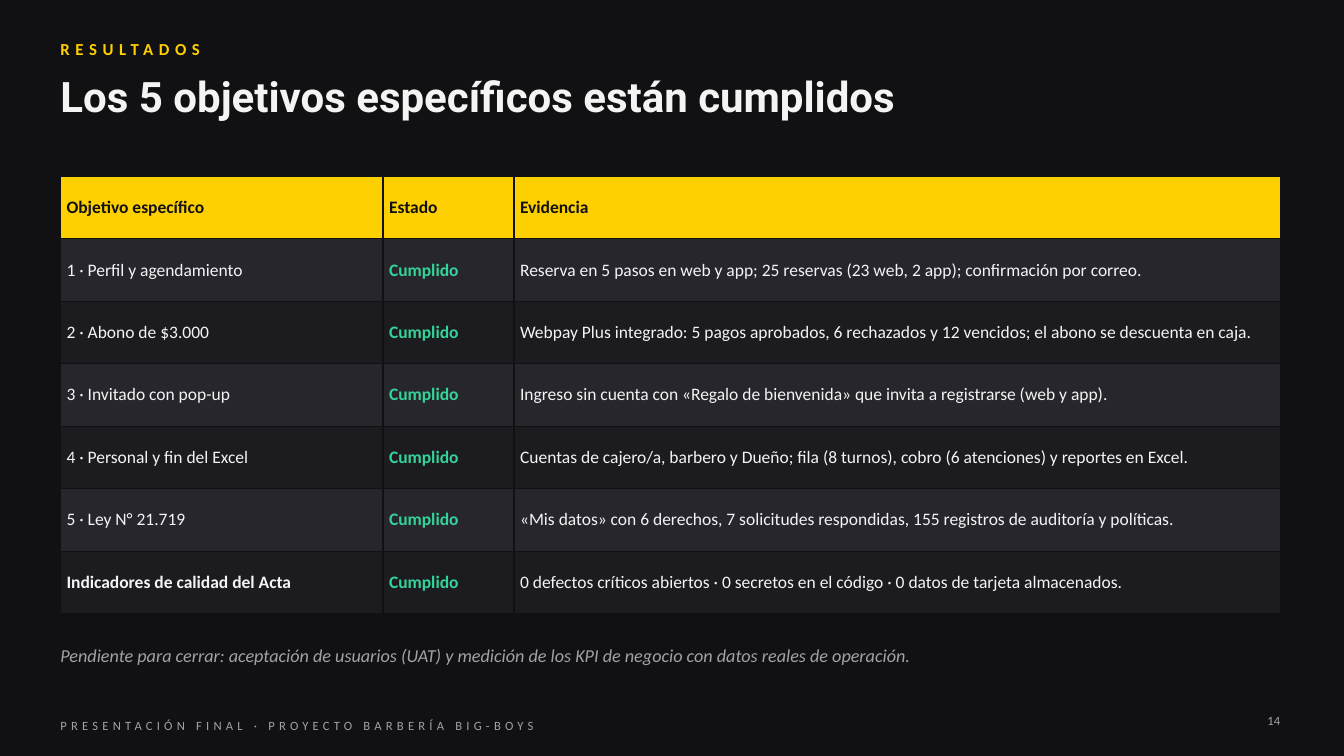
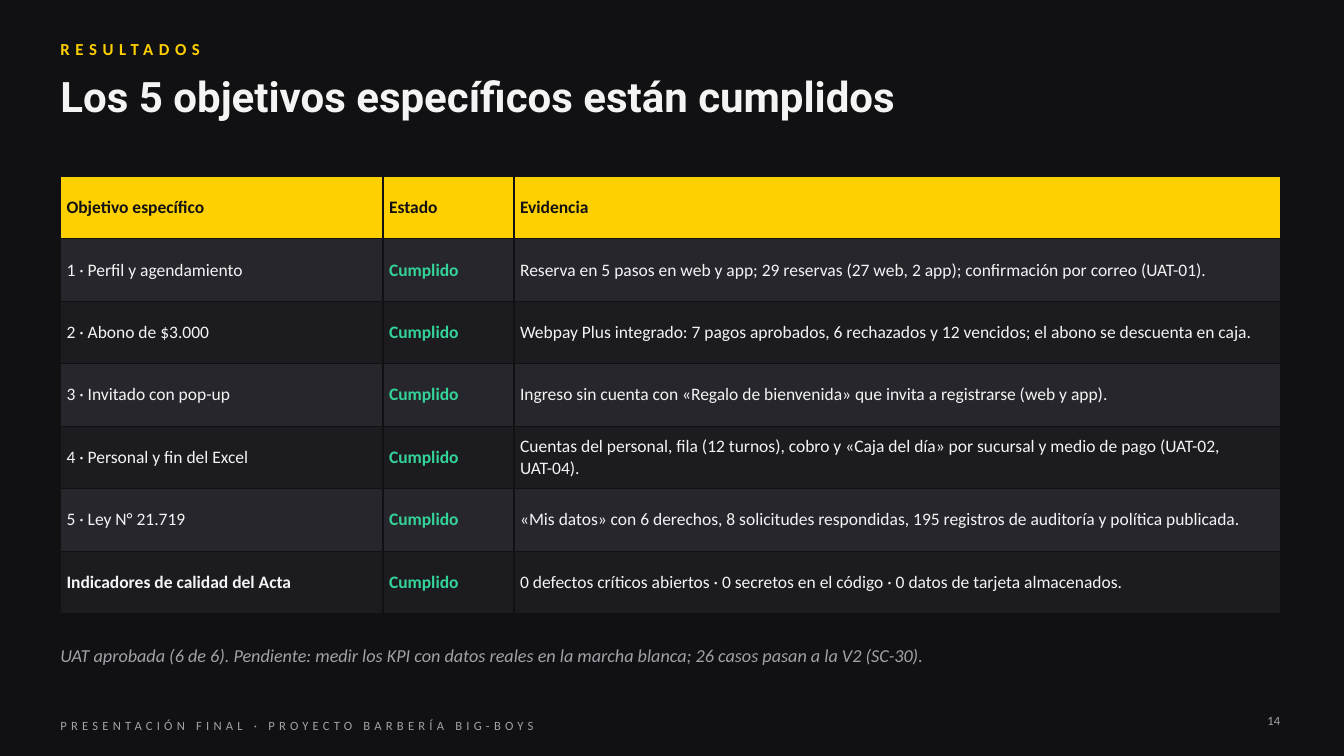
Before and after one commit to Yerko-Rosales/Proyecto_Barberia, a slide deck: slide 14 of Fase 3/Evidencias Grupales/Presentación Final del proyecto (Español).pptx. Drawn at 1344x756 pixels with LibreOffice and Linux fonts; fonts in the diff are those of the drawing. Boxes give left, top, right and bottom in pixels: in the first picture for what was removed or moved away, otherwise in the second. Text is boxed around its words. In the diff, an @@ line names an element or a change of style, - is before the commit and + after.

Commit message:
Cierre de pruebas (10-11-2026): Ciclo 1, Ciclo 2, UAT, Acta e Informe de Cierre
- Pruebas_UAT_10-11-2026: resultados de los 77 casos funcionales (51 aprobados, 26 diferidos a la V2),
  11 no funcionales (10 aprobados) y 6 escenarios UAT (6 aprobados), registro de 17 defectos, scripts y capturas.
- Documento 18 v1.5: resumen por ciclo, Tabla 20 (defectos) y Tabla 21 (resultado por caso).
- Documento 11 v1.5: SC-30 (casos diferidos a la V2) y SC-31 (UAT ejecutada por el equipo).
- Documento 15 v1.8: R-02 y R-15 cerrados (18 riesgos, 12 activos). Documento 00 v2.4 y README.
- Documento 13 v1.0 (Acta de Cierre) y documento 14 v1.0 (Informe de Cierre y Lecciones Aprendidas).
- Presentación final actualizada con los resultados del cierre.

```diff
--- a/Fase 3/Evidencias Grupales/Presentación Final del proyecto (Español).pptx
+++ b/Fase 3/Evidencias Grupales/Presentación Final del proyecto (Español).pptx
@@ table at (x1=60, y1=176, x2=1280, y2=595) @@
-row 2, column 3: Reserva en 5 pasos en web y app; 25 reservas (23 web, 2 app); confirmación por correo.
+row 2, column 3: Reserva en 5 pasos en web y app; 29 reservas (27 web, 2 app); confirmación por correo (UAT-01).
-row 3, column 3: Webpay Plus integrado: 5 pagos aprobados, 6 rechazados y 12 vencidos; el abono se descuenta en caja.
+row 3, column 3: Webpay Plus integrado: 7 pagos aprobados, 6 rechazados y 12 vencidos; el abono se descuenta en caja.
-row 5, column 3: Cuentas de cajero/a, barbero y Dueño; fila (8 turnos), cobro (6 atenciones) y reportes en Excel.
+row 5, column 3: Cuentas del personal, fila (12 turnos), cobro y «Caja del día» por sucursal y medio de pago (UAT-02, UAT-04).
-row 6, column 3: «Mis datos» con 6 derechos, 7 solicitudes respondidas, 155 registros de auditoría y políticas.
+row 6, column 3: «Mis datos» con 6 derechos, 8 solicitudes respondidas, 195 registros de auditoría y política publicada.
@@ text at (x1=60, y1=649, x2=923, y2=665): text changed @@
-Pendiente para cerrar: aceptación de usuarios (UAT) y medición de los KPI de negocio con datos reales de operación.
+UAT aprobada (6 de 6). Pendiente: medir los KPI con datos reales en la marcha blanca; 26 casos pasan a la V2 (SC-30).
```
Also in this commit, not shown: 7 other slides changed, 31 other files.
